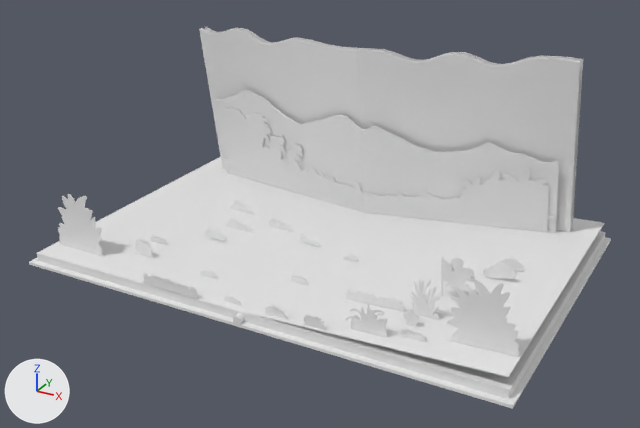
One commit to the glTF model live/gourd-s10/exit.glb: the scene before it, then after it.
Both versions are drawn from a 50 mm lens placed at (1.61, -3.0, 1.62), pointed at (0.02, -0.1, 0.17). The axes (+X, +Y, +Z) are drawn at lower left. The lights are the same throughout. The first picture is the older version. Materials are left out; every surface is plain grey. Where no turn or scale is listed for an object, it has been applied to the vertices. Vertices at exactly the same position are counted once.

In view in the first picture: 'block1', 'cover1', 'fore-taro-r-card_1', 'land-full-ne-1_1', 'land-full-ne1_1', 'leaf-page', 'mid-village-1_1', 'mid-village1_1', 'page-next', 'rleaf-page', 'sky-figures-1_1', 'sky-figures1_1' and 31 more.
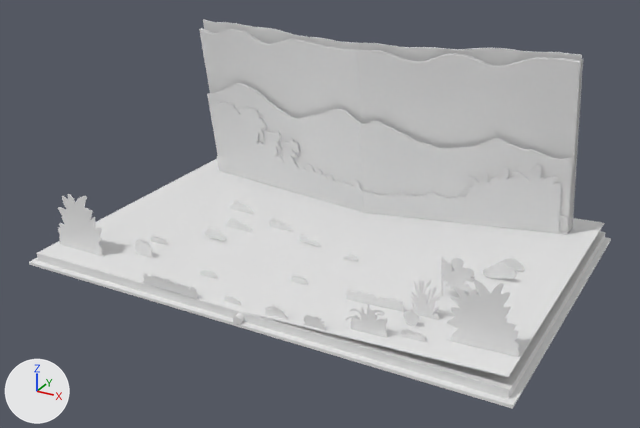
Where the change shows, as pixel boxes [x1, y1, x2, y2] in the pictures (640 x 428 px):
'land-full-ne1_1', rescaled (6% wider): before [359, 126, 559, 233]; after [359, 121, 572, 234]
'mid-village1_1', rescaled (6% wider): before [363, 167, 556, 233]; after [363, 165, 568, 235]
'land-full-ne-1_1', rescaled (6% wider): before [216, 90, 364, 192]; after [207, 83, 364, 191]
'sky-night1_1', added: after [359, 43, 582, 228]
'sky-night-1_1', added: after [203, 19, 360, 50]

The change, as a diff of the scene's bpy script:
```diff
--- a/live/gourd-s10/exit.glb.py
+++ b/live/gourd-s10/exit.glb.py
@@ me_land_full_ne1 @@
 # used by ob_land_full_ne1_1; location = (0.0, 0.36, 0.002)
-me_land_full_ne1.from_pydata(...)  # 144 vertices, 284 faces; spans x -0.01..0.838, y -0.065..0.122, z 0.001..0.437
+me_land_full_ne1.from_pydata(...)  # 144 vertices, 284 faces; spans x -0.01..0.887, y -0.069..0.129, z 0.001..0.463
+# me_land_full_ne1 part 1: the whole mesh is scaled about the mesh origin by 1.06
@@ me_land_full_ne_1 @@
 # used by ob_land_full_ne_1_1; location = (0.0, 0.36, 0.002)
-me_land_full_ne_1.from_pydata(...)  # 150 vertices, 296 faces; spans x -0.848..0.001, y -0.065..0.122, z 0.001..0.483
+me_land_full_ne_1.from_pydata(...)  # 150 vertices, 296 faces; spans x -0.898..0.001, y -0.069..0.129, z 0.001..0.511
+# me_land_full_ne_1 part 2: the whole mesh is scaled about the mesh origin by 1.06
@@ me_mid_village1 @@
 # used by ob_mid_village1_1; location = (0.0, 0.352, 0.002)
-me_mid_village1.from_pydata(...)  # 358 vertices, 712 faces; spans x -0.003..0.838, y -0.016..0.122, z 0.001..0.331
+me_mid_village1.from_pydata(...)  # 358 vertices, 712 faces; spans x -0.003..0.887, y -0.017..0.129, z 0.001..0.351
+# me_mid_village1 part 3: the whole mesh is scaled about the mesh origin by 1.06
@@ me_sky_night_1 @@
+me_sky_night_1.from_pydata(...)  # 114 vertices, 224 faces; spans x -0.904..0.001, y -0.121..0.129, z 0.001..0.788
@@ me_sky_night1 @@
+me_sky_night1.from_pydata(...)  # 122 vertices, 240 faces; spans x -0.018..0.887, y -0.121..0.129, z 0.001..0.817
@@ ob_sky_night_1_1 @@
+ob_sky_night_1_1 = bpy.data.objects.new('sky-night-1_1', me_sky_night_1)
+ob_sky_night_1_1.location = (0.0, 0.42, 0.002)
@@ ob_sky_night1_1 @@
+ob_sky_night1_1 = bpy.data.objects.new('sky-night1_1', me_sky_night1)
+ob_sky_night1_1.location = (0.0, 0.42, 0.002)
```
